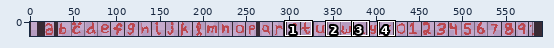
File history of a pixel-art file, src/assets/art/font_small.aseprite. The picture above shows the old version from afar; the outline marks the close-up.
Close-up. As it was:
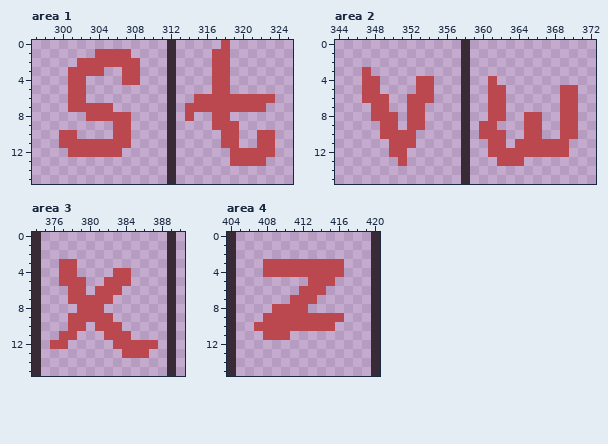
592x16 pixels, 1 frame. Shown: area 1: x 297..325, y 0..15; area 2: x 344..372, y 0..15; area 3: x 374..390, y 0..15; area 4: x 404..420, y 0..15. The commit also changed other parts of the picture, which this record leaves out.
New version:
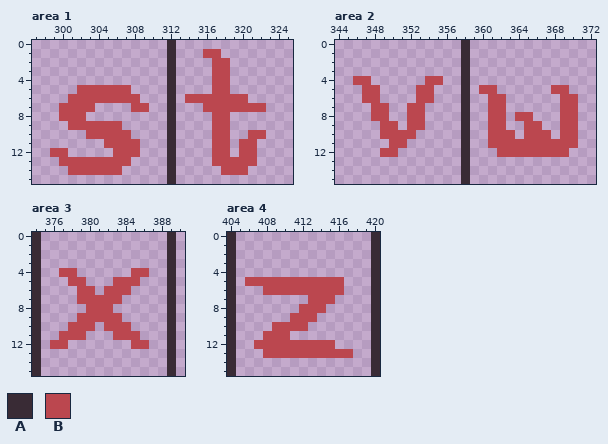
Palette (. is transparent): A #392b35  B #bb474f
From old to new:
Area 1:
Colour B now appears in row 1 at x 316; in row 5 at x 303 to 307; in row 6 at x 303 to 308 and 314; in row 7 at x 300 and 308 to 309; in row 8 at x 300 to 302; in row 9 at x 301 to 305.
Colour B now appears in row 10 at x 303 to 305, 317 and 321; in row 11 at x 308, 317 and 320 to 321; in row 12 at x 299 to 300, 307 to 308 and 317 to 318; in row 13 at x 300 to 307 and 317 to 318; in row 14 at x 301 to 306 and 318 to 320.
Colour B is gone in row 0 at x 318; in row 1 at x 304 to 307 and 318; in row 2 at x 302 to 308; in row 3 at x 301 to 304 and 307 to 308; in row 4 at x 301 to 302 and 307 to 308; in row 5 at x 301.
Colour B is gone in row 6 at x 321 to 323; in row 7 at x 304 to 305 and 314 to 315; in row 8 at x 303 to 307 and 314; in row 9 at x 307 and 319; in row 10 at x 300 to 301, 319 and 323; in row 11 at x 300 to 304, 319 and 322 to 323.
Colour B is gone in row 12 at x 301 to 305, 319 and 322 to 323; in row 13 at x 322.
Area 2:
Colour B now appears in row 4 at x 346 and 355; in row 5 at x 360 and 368; in row 8 at x 364; in row 9 at x 362; in row 10 at x 363 and 367; in row 11 at x 363 and 370.
Colour B now appears in row 12 at x 349.
Colour B is gone in row 3 at x 347; in row 4 at x 348, 353 and 361; in row 5 at x 362 and 370; in row 6 at x 349 and 352; in row 8 at x 350 and 366; in rows 9 to 10 at x 360.
Colour B is gone in row 11 at x 352; in row 12 at x 351 and 361; in row 13 at x 351 and 362 to 364.
Area 3:
Colour B now appears in row 4 at x 385 to 386; in row 5 at x 385; in row 6 at x 380 and 384; in row 7 at x 383; in row 8 at x 382; in row 9 at x 383.
Colour B now appears in row 10 at x 380 and 384; in row 11 at x 379 and 385.
Colour B is gone in row 3 at x 377 to 378; in row 4 at x 383 to 384; in row 5 at x 377 and 382; in row 6 at x 378 and 381; in row 7 at x 378; in row 8 at x 379.
Colour B is gone in row 9 at x 378; in row 10 at x 381; in row 11 at x 382; in row 12 at x 383 to 384 and 387; in row 13 at x 384 to 386.
Area 4:
Colour B now appears in row 5 at x 406 to 412 and 416; in row 6 at x 408 to 411 and 415 to 416; in row 7 at x 414 to 415; in row 8 at x 413 to 414; in row 12 at x 407 to 415; in row 13 at x 408 to 417.
Colour B is gone in rows 3 to 4 at x 408 to 416; in row 7 at x 411 to 412; in row 8 at x 409 to 411; in row 9 at x 408 to 410 and 414 to 416; in row 10 at x 407 to 408 and 413 to 415.
